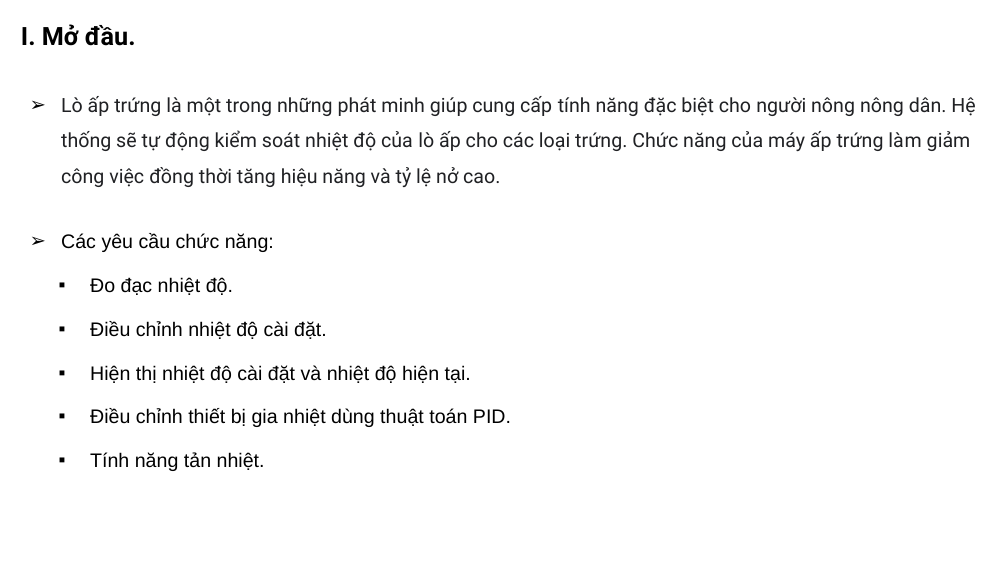
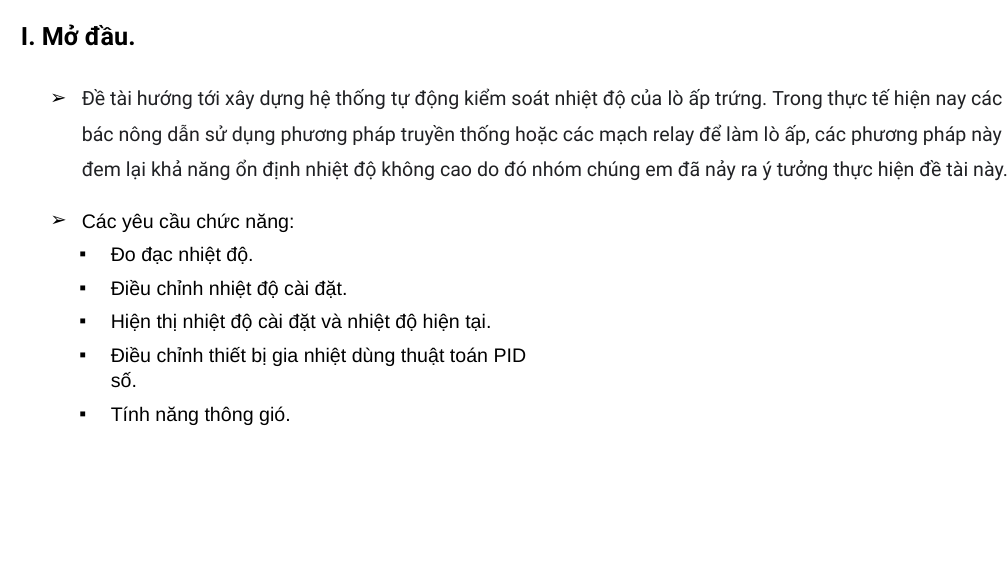
Before and after one commit to khanhnm08/HK_Egg_Incubator, a slide deck: slide 3 of Slide bao cao.pptx. Drawn at 1008x567 pixels with LibreOffice and Linux fonts; fonts in the diff are those of the drawing. Boxes give left, top, right and bottom in pixels: in the first picture for what was removed or moved away, otherwise in the second. Text is boxed around its words. In the diff, an @@ line names an element or a change of style, - is before the commit and + after.

```diff
--- a/Slide bao cao.pptx
+++ b/Slide bao cao.pptx
@@ text at (82, 88, 1008, 180): text changed @@
-➢ Lò ấp trứng là một trong những phát minh giúp cung cấp tính năng đặc biệt cho người nông nông dân. Hệ thống sẽ tự động kiểm soát nhiệt độ của lò ấp cho các loại trứng. Chức năng của máy ấp trứng làm giảm công việc đồng thời tăng hiệu năng và tỷ lệ nở cao.
+➢ Đề tài hướng tới xây dựng hệ thống tự động kiểm soát nhiệt độ của lò ấp trứng. Trong thực tế hiện nay các bác nông dẫn sử dụng phương pháp truyền thống hoặc các mạch relay để làm lò ấp, các phương pháp này đem lại khả năng ổn định nhiệt độ không cao do đó nhóm chúng em đã nảy ra ý tưởng thực hiện đề tài này.
@@ text "Các yêu cầu chức năng:": place and size @@
-text "Các yêu cầu chức năng:" at (61, 233, 511, 471)
+text "Các yêu cầu chức năng:" at (82, 213, 527, 425)
@@ text at (82, 213, 491, 331): line spacing 1.5 to 18pt @@
@@ text at (111, 347, 527, 425): text changed @@
-▪ Điều chỉnh thiết bị gia nhiệt dùng thuật toán PID.
-▪ Tính năng tản nhiệt.
+▪ Điều chỉnh thiết bị gia nhiệt dùng thuật toán PID số.
+▪ Tính năng thông gió.
```
Also in this commit, not shown: 15 other slides changed, 1 slide added, 2 slides removed, 5 other files.
